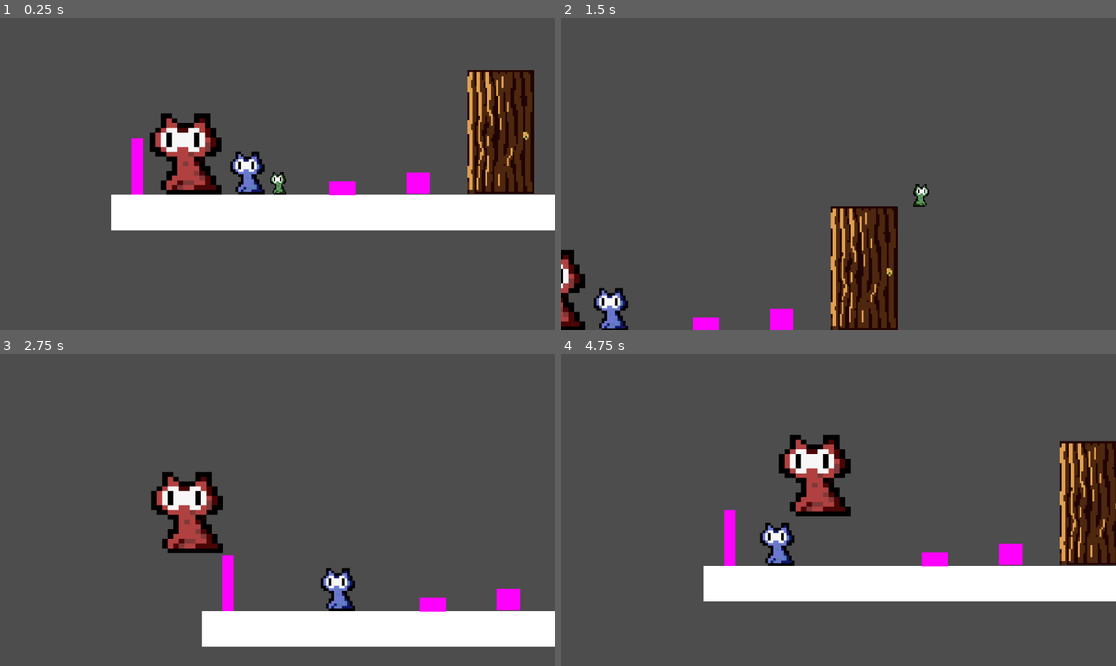
Above: before the commit, frames 1-4 (two rows, left to right).
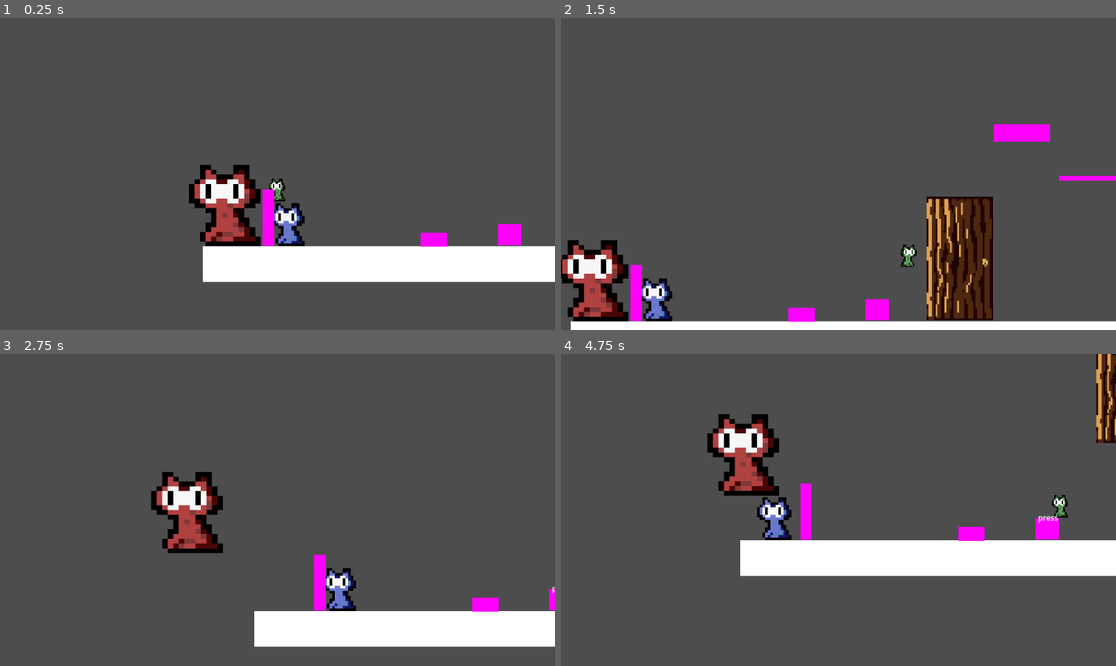
Above: after the commit, the same moments.

Repository: jamestrinity/November-Gamejam
Game: Godot game, scene res://Scenes/world.tscn
The game is run twice, just before and just after one commit, with the same random seed, the same clock (stepped at 60 frames per second) and the same inputs.
Inputs:
- Up to frame 1 (0.25 s): no input
- Up to frame 2 (1.5 s): tap Enter at 0.5 s; hold D (move_right) from 0.53 s (still down); tap Space (jump) at 0.6, 0.77, 1.07 s; tap E (interact) at 1.35 s
- Up to frame 3 (2.75 s): tap Space (jump) at 1.52, 1.55, 1.82, 2.3 s; release D (move_right) at 2.03 s; hold A (move_left) from 2.03 s (still down); tap Q (switch_character) at 2.1 s
- Up to frame 4 (4.75 s): release A (move_left) at 2.78 s; hold D (move_right) 2.78-4.28 s; tap Space (jump) at 2.85, 3.02, 3.32, 3.77, 3.8, 4.07, 4.52, 4.55 s; hold E (interact) 3.53-4.28 s; hold A (move_left) from 4.28 s (still down); tap Q (switch_character) at 4.35 s

The runs differ from the first frame. In frame 1, 27% of the frame differs, in the area x 20-100%, y 16-85%; in frame 2, 17%; in frame 3, 2.9%; in frame 4, 23%.
Error after the commit: Parse Error: Invalid numeric notation. (res://falling_spikes.gd:3)

Commit message:
falling spikes and started platfomr stuff
planning on ading a jump pad

Diff:
--- /dev/null
+++ b/November Game Jam/Scenes/drop_platform.tscn
@@ -0,0 +1,19 @@
+[gd_scene load_steps=3 format=3 uid="uid://quu0al28gxsr"]
+
+[sub_resource type="PlaceholderTexture2D" id="PlaceholderTexture2D_0iot7"]
+
+[sub_resource type="RectangleShape2D" id="RectangleShape2D_2h8fb"]
+size = Vector2(316, 0)
+
+[node name="drop_platform" type="Node2D"]
+
+[node name="Sprite2D" type="Sprite2D" parent="."]
+position = Vector2(156.75, 4.75)
+scale = Vector2(314.5, 10.5)
+texture = SubResource("PlaceholderTexture2D_0iot7")
+
+[node name="StaticBody2D" type="StaticBody2D" parent="."]
+
+[node name="CollisionShape2D" type="CollisionShape2D" parent="StaticBody2D"]
+position = Vector2(157, 0)
+shape = SubResource("RectangleShape2D_2h8fb")
--- /dev/null
+++ b/November Game Jam/Scenes/falling_spikes.tscn
@@ -0,0 +1,37 @@
+[gd_scene load_steps=5 format=3 uid="uid://c7i1rbuec0ekc"]
+
+[ext_resource type="Script" path="res://falling_spikes.gd" id="1_w8kg0"]
+
+[sub_resource type="PlaceholderTexture2D" id="PlaceholderTexture2D_vg3f7"]
+
+[sub_resource type="RectangleShape2D" id="RectangleShape2D_hba55"]
+size = Vector2(117, 38)
+
+[sub_resource type="RectangleShape2D" id="RectangleShape2D_w8mte"]
+size = Vector2(118, 437.5)
+
+[node name="falling_spikes" type="Node2D"]
+script = ExtResource("1_w8kg0")
+speed = null
+
+[node name="Sprite2D" type="Sprite2D" parent="."]
+position = Vector2(57.75, 17.75)
+scale = Vector2(116.5, 36.5)
+texture = SubResource("PlaceholderTexture2D_vg3f7")
+
+[node name="hitbox" type="Area2D" parent="."]
+monitorable = false
+
+[node name="CollisionShape2D" type="CollisionShape2D" parent="hitbox"]
+position = Vector2(57.5, 18)
+shape = SubResource("RectangleShape2D_hba55")
+
+[node name="player_detector" type="Area2D" parent="."]
+monitorable = false
+
+[node name="CollisionShape2D" type="CollisionShape2D" parent="player_detector"]
+position = Vector2(58, 217.25)
+shape = SubResource("RectangleShape2D_w8mte")
+
+[connection signal="area_entered" from="hitbox" to="." method="_on_hitbox_area_entered"]
+[connection signal="area_entered" from="player_detector" to="." method="_on_player_detector_area_entered"]
--- a/November Game Jam/Scenes/spikes.gd
+++ b/November Game Jam/Scenes/spikes.gd
@@ -4,5 +4,4 @@
 
 func _on_area_2d_area_entered(area):
 	if area.get_parent() is Player:
-		print("spiked")
 		area.get_parent().die()
--- a/November Game Jam/Scenes/world.tscn
+++ b/November Game Jam/Scenes/world.tscn
@@ -8,6 +8,8 @@
 [ext_resource type="PackedScene" uid="uid://bx6ygap2ruoee" path="res://Scenes/button.tscn" id="6_qm0b1"]
 [ext_resource type="PackedScene" uid="uid://dqrlm0ee04qky" path="res://Scenes/checkpoint.tscn" id="7_yyhmg"]
 [ext_resource type="PackedScene" uid="uid://dsnuqmpegpenc" path="res://Scenes/spikes.tscn" id="8_6of8n"]
+[ext_resource type="PackedScene" uid="uid://quu0al28gxsr" path="res://Scenes/drop_platform.tscn" id="9_e5ons"]
+[ext_resource type="PackedScene" uid="uid://c7i1rbuec0ekc" path="res://Scenes/falling_spikes.tscn" id="10_6bggi"]
 
 [sub_resource type="QuadMesh" id="QuadMesh_df5qv"]
 size = Vector2(1000, 150)
@@ -19,7 +21,7 @@
 script = ExtResource("1_ft50o")
 
 [node name="Character1" parent="." groups=["player"] instance=ExtResource("1_wad82")]
-position = Vector2(29, 490)
+position = Vector2(-161, 383)
 collision_mask = 3
 active = false
 player = 2
@@ -38,12 +40,12 @@
 shape = SubResource("RectangleShape2D_lpcs8")
 
 [node name="Character2" parent="." groups=["player"] instance=ExtResource("2_g2qo6")]
-position = Vector2(-81, 436)
+position = Vector2(-189, 437)
 collision_mask = 3
 player = 3
 
 [node name="Character3" parent="." groups=["player"] instance=ExtResource("4_icxqm")]
-position = Vector2(2, 432)
+position = Vector2(-106, 436)
 collision_mask = 3
 active = false
 player = 1
@@ -55,7 +57,13 @@
 position = Vector2(357, 478)
 
 [node name="checkpoint" parent="." instance=ExtResource("7_yyhmg")]
-position = Vector2(-237, 386)
+position = Vector2(-155, 385)
 
 [node name="spikes" parent="." instance=ExtResource("8_6of8n")]
 position = Vector2(173, 475)
+
+[node name="drop_platform" parent="." instance=ExtResource("9_e5ons")]
+position = Vector2(735, 200)
+
+[node name="falling_spikes" parent="." instance=ExtResource("10_6bggi")]
+position = Vector2(599, 93)
--- a/November Game Jam/Scripts/player.gd
+++ b/November Game Jam/Scripts/player.gd
@@ -50,6 +50,7 @@
 	player_movement()
 
 	jump()
+	drop()
 
 	if position.y > 1200 && active:
 		die()
@@ -71,7 +72,7 @@
 	move_and_slide()
 
 func jump():
-	if Input.is_action_just_pressed("jump") and active:
+	if Input.is_action_just_pressed("jump") && active:
 		if current_jumps <max_jumps:
 			velocity.y = jump_power
 			if player == 1 or player == 3:
@@ -86,6 +87,10 @@
 		current_jumps = 1
 		max_jumps = 2
 
+func drop():
+	if Input.is_action_pressed("down") && active && is_on_floor():
+		position.y += 5
+
 func player_animation():
 	pass
 
--- /dev/null
+++ b/November Game Jam/falling_spikes.gd
@@ -0,0 +1,19 @@
+extends Node2D
+
+@export var speed = 10s60
+var current_speed = 0.0
+
+
+func _physics_process(delta):
+	position.y += current_speed * delta
+
+func _on_hitbox_area_entered(area):
+	if area.get_parent() is Player:
+		area.get_parent().die()
+
+
+func _on_player_detector_area_entered(area):
+	fall()
+
+func fall():
+	current_speed = speed
--- a/November Game Jam/project.godot
+++ b/November Game Jam/project.godot
@@ -47,6 +47,11 @@
 "events": [Object(InputEventKey,"resource_local_to_scene":false,"resource_name":"","device":-1,"window_id":0,"alt_pressed":false,"shift_pressed":false,"ctrl_pressed":false,"meta_pressed":false,"pressed":false,"keycode":0,"physical_keycode":69,"key_label":0,"unicode":101,"echo":false,"script":null)
 ]
 }
+down={
+"deadzone": 0.5,
+"events": [Object(InputEventKey,"resource_local_to_scene":false,"resource_name":"","device":-1,"window_id":0,"alt_pressed":false,"shift_pressed":false,"ctrl_pressed":false,"meta_pressed":false,"pressed":false,"keycode":0,"physical_keycode":83,"key_label":0,"unicode":115,"echo":false,"script":null)
+]
+}
 
 [layer_names]
 
Not shown: 1 places in November Game Jam/Scenes/world.tscn that only renumber resources
